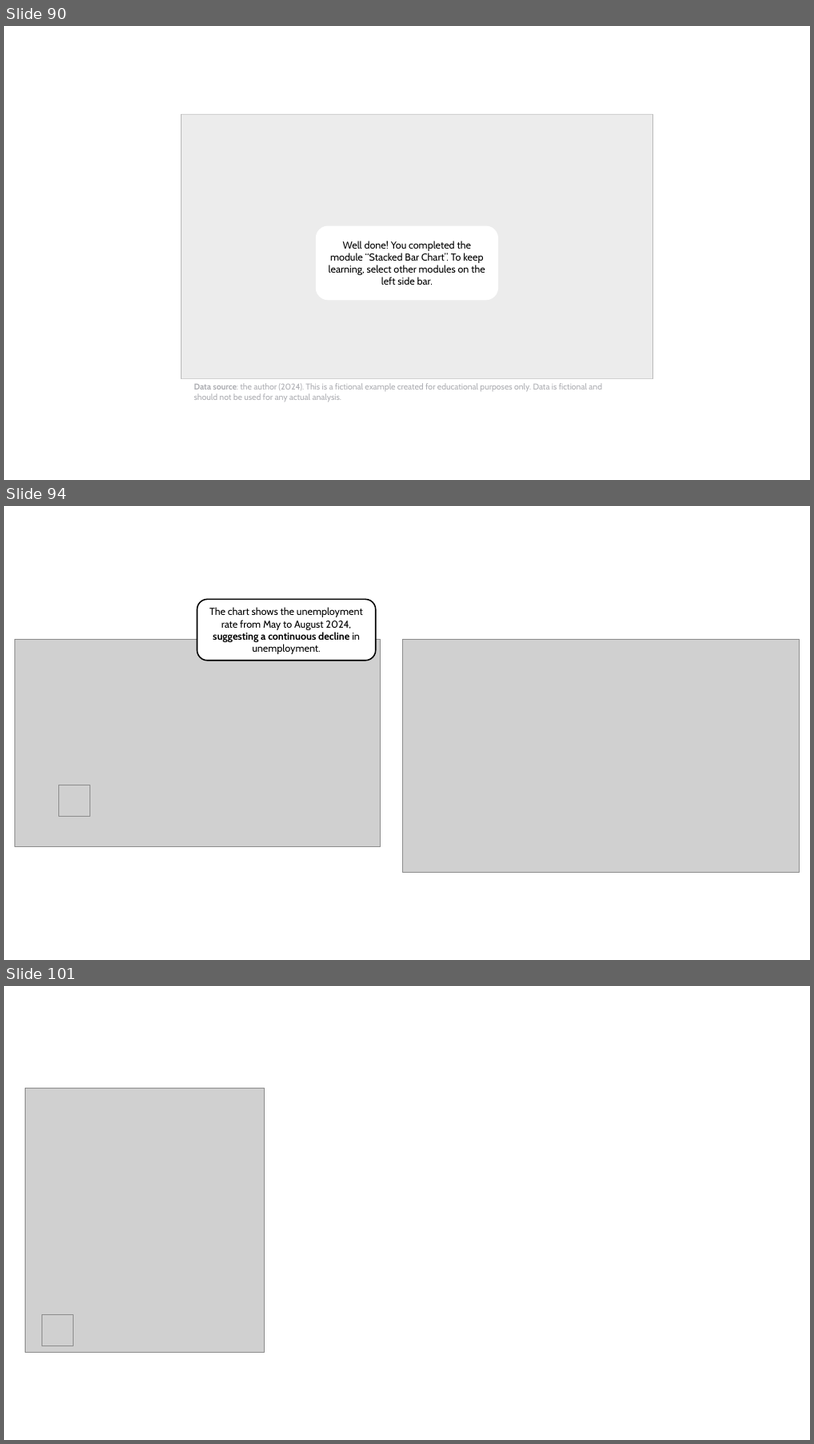
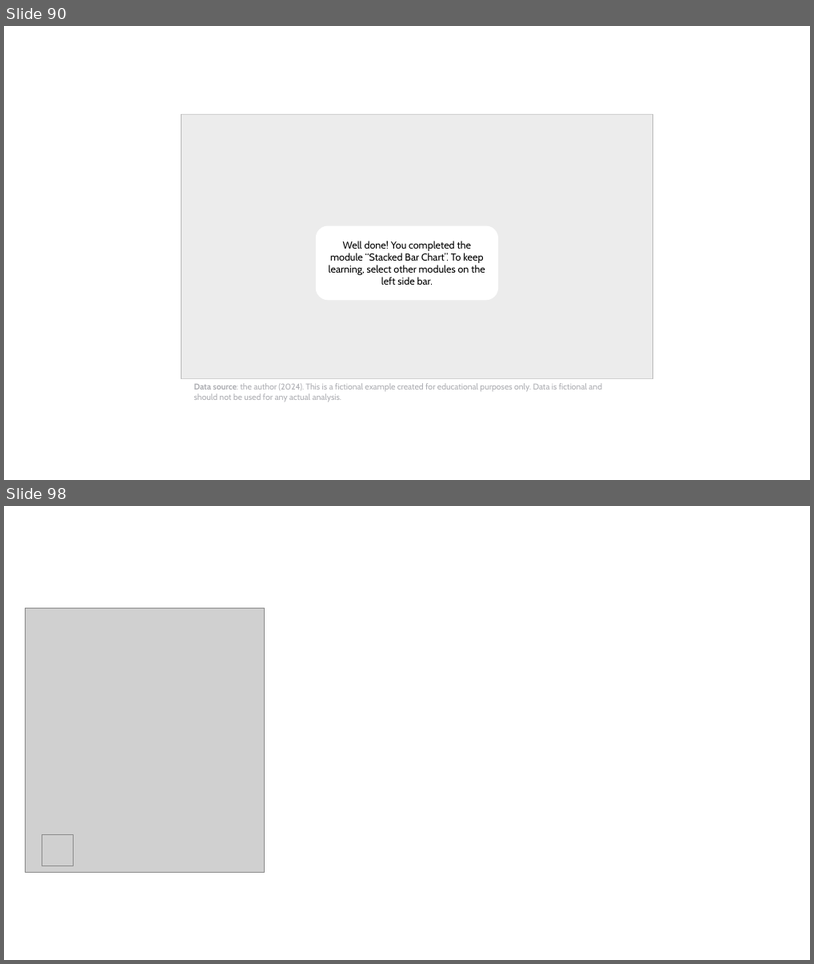
Before and after one commit to marianast97/VisualizationLiteracy, a slide deck: LearningContent/LearningContent.pptx. Shown one above the other, each under a label of ours: slides 90, 94 and 101 before the commit, slides 90 and 98 after it; the slides between them are not shown. The pictures are 814x1444 and 814x964 pixels, drawn with LibreOffice and Linux fonts; fonts in the diff are those of the drawing; grey boxes stand for pictures. Boxes give left, top, right and bottom in pixels: in the first picture for what was removed or moved away, otherwise in the second. Text is boxed around its words. In the diff, an @@ line names an element or a change of style, - is before the commit and + after.

```diff
--- a/LearningContent/LearningContent.pptx
+++ b/LearningContent/LearningContent.pptx
@@ slide 94 removed at <box>4,506,810,960</box>, background #FFFFFF @@
@@ rounded rectangle removed at <box>197,599,375,660</box> @@
-The chart shows the unemployment rate from May to August 2024, suggesting a continuous decline in unemployment.
@@ picture removed at <box>14,639,380,846</box> @@
@@ picture removed at <box>402,639,800,872</box> @@
@@ picture removed at <box>59,784,90,816</box> @@
@@ what was slide 101 is now slide 98 @@
```
Also in this commit, not shown: 5 slides changed, 1 slide added, 3 other slides removed, 3 other files.
